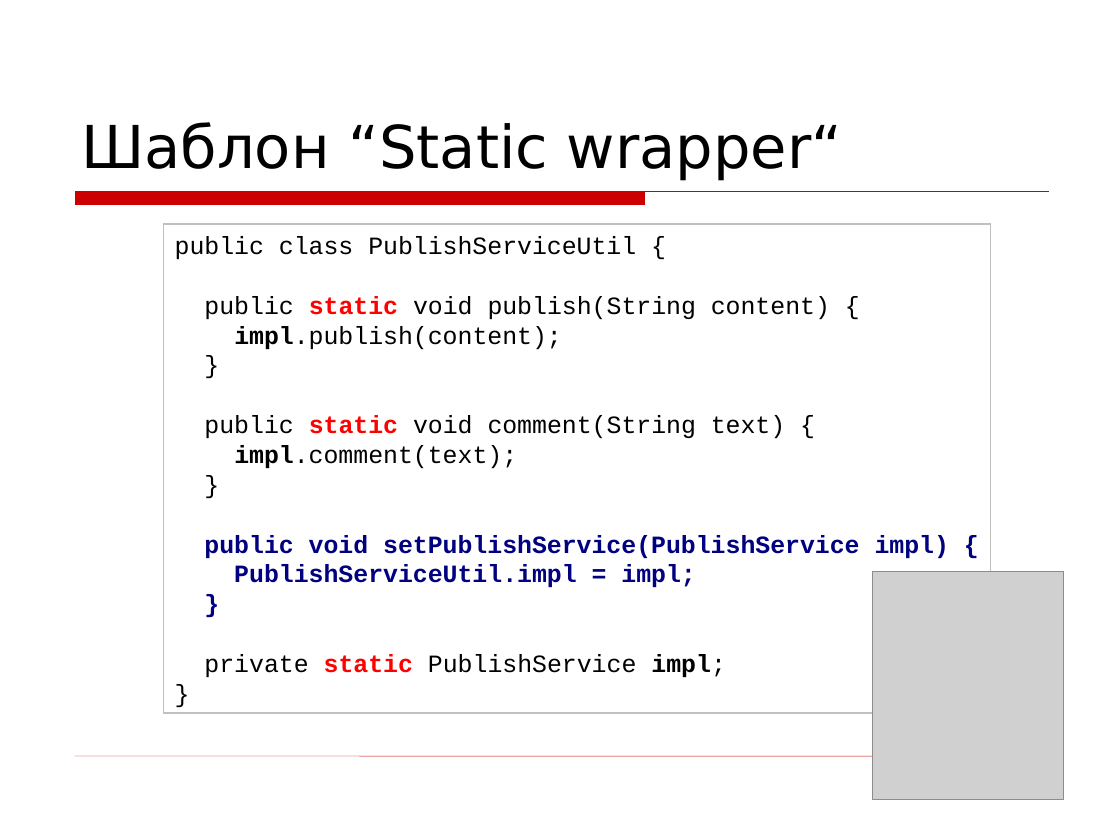
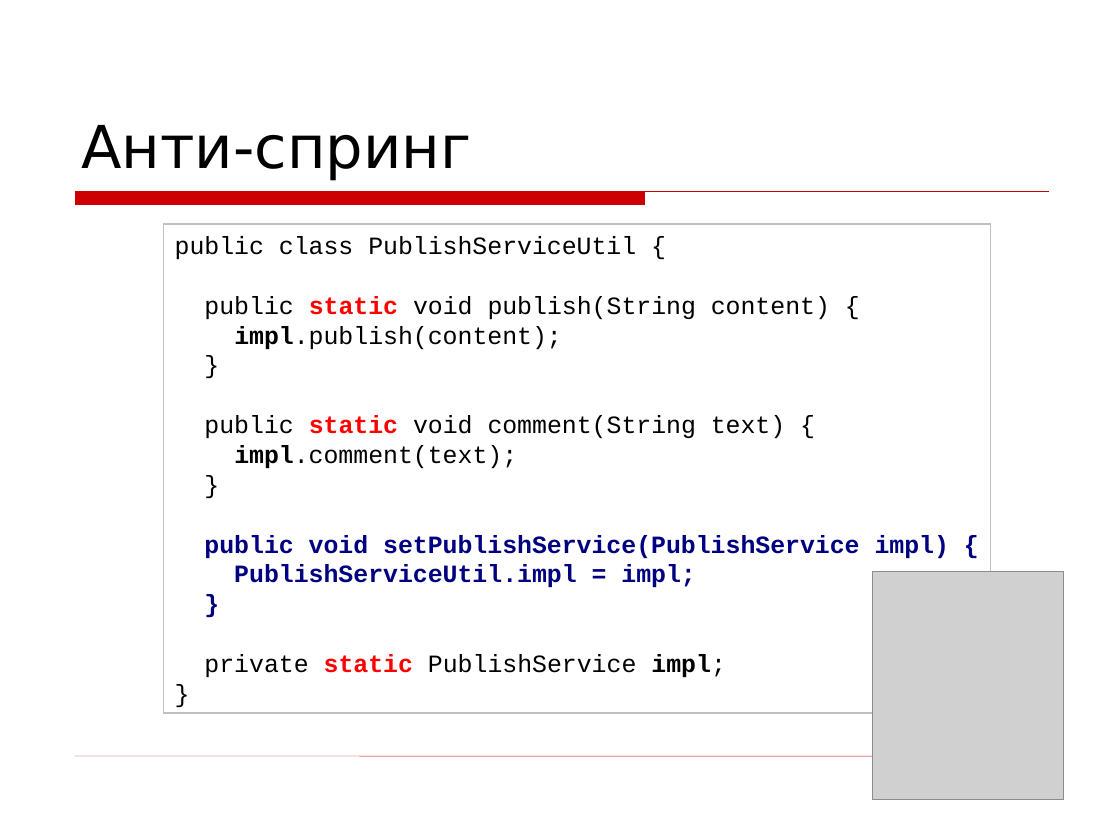
Before and after one commit to asolntsev/presentations, a slide deck: slide 13 of wtf-code/WTF_code.devclub-spb.ru.ppt. Drawn at 1120x840 pixels with LibreOffice and Linux fonts; fonts in the diff are those of the drawing; grey boxes stand for pictures; background and template pictures are left out. Boxes give left, top, right and bottom in pixels: in the first picture for what was removed or moved away, otherwise in the second. Text is boxed around its words. In the diff, an @@ line names an element or a change of style, - is before the commit and + after.

```diff
--- a/wtf-code/WTF_code.devclub-spb.ru.ppt
+++ b/wtf-code/WTF_code.devclub-spb.ru.ppt
@@ title at [81,125,471,181]: text changed @@
-Шаблон “Static wrapper“
+Анти-спринг
```
Also in this commit, not shown: 1 other slide changed, 1 other file.
